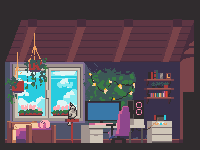
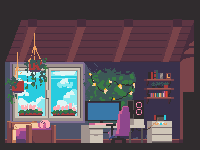
Layered file, before and after one edit (200 × 150). Changes by layer:
painted on "Paint Layer 9" over [64, 102, 79, 132]
moved "Paint Layer 24" into group "Group 25" over [64, 102, 79, 128]
moved "Paint Layer 4" into group "Group 25" over [64, 102, 79, 143]
painted on "Paint Layer 11" over [64, 102, 79, 143]
painted on "Paint Layer 1" over [64, 102, 79, 143]
